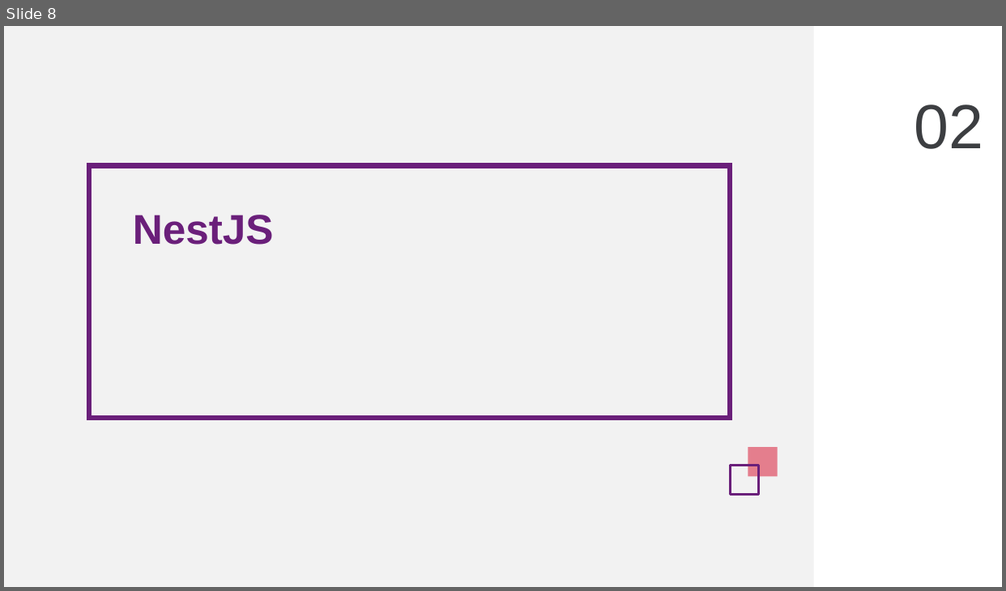
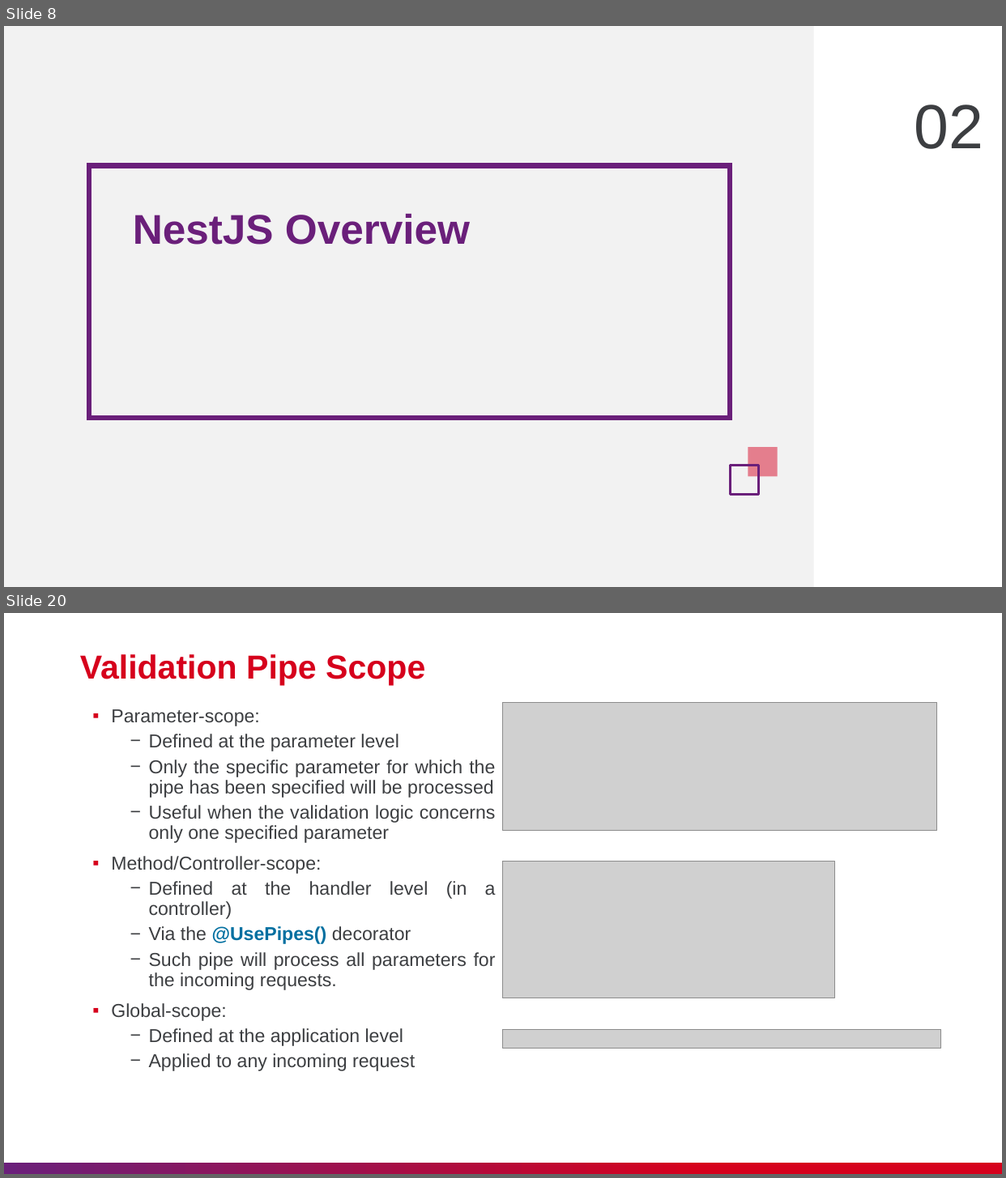
Before and after one commit to nashtech-garage/nodejs-nestjs-training, a slide deck: slide/NT_NestJS_Training.pptx. Shown one above the other, each under a label of ours: slide 8 before the commit, slides 8 and 20 after it; the slides between them are not shown. The pictures are 1006x591 and 1006x1178 pixels, drawn with LibreOffice and Linux fonts; fonts in the diff are those of the drawing; grey boxes stand for pictures. Boxes give left, top, right and bottom in pixels: in the first picture for what was removed or moved away, otherwise in the second. Text is boxed around its words. In the diff, an @@ line names an element or a change of style, - is before the commit and + after.

Commit message:
[Add] Authorization,  Global exception handler
* add global exception handler

* update error handler

* Mod .md file and add slide

* add authorization for controller

---------

```diff
--- a/slide/NT_NestJS_Training.pptx
+++ b/slide/NT_NestJS_Training.pptx
@@ slide 20 added at box(4, 613, 1002, 1174), background #FFFFFF @@
@@ title added at box(80, 654, 425, 685), 32 pt, text #D6001C, bold @@
+Validation Pipe Scope
@@ text added at box(111, 709, 496, 1071), 18 pt, text #3C3E41 @@
+▪ Parameter-scope:
+  − Defined at the parameter level
+  − Only the specific parameter for which the pipe has been specified will be processed
+  − Useful when the validation logic concerns only one specified parameter
+▪ Method/Controller-scope:
+  − Defined at the handler level (in a controller)
+  − Via the @UsePipes() decorator
+  − Such pipe will process all parameters for the incoming requests.
+▪ Global-scope:
+  − Defined at the application level
+  − Applied to any incoming request
@@ picture added at box(503, 703, 936, 830) @@
@@ picture added at box(503, 861, 834, 998) @@
@@ picture added at box(503, 1030, 940, 1049) @@
@@ rectangle added at box(4, 1163, 1002, 1174), fill gradient #6A1F7A to #D6001C @@
@@ slide 8 changed as well @@
@@ text at box(133, 214, 470, 245): text changed @@
-NestJS
+NestJS Overview
```
Also in this commit, not shown: 4 other slides changed, 25 other slides added, 26 slides removed, 7 other files.
